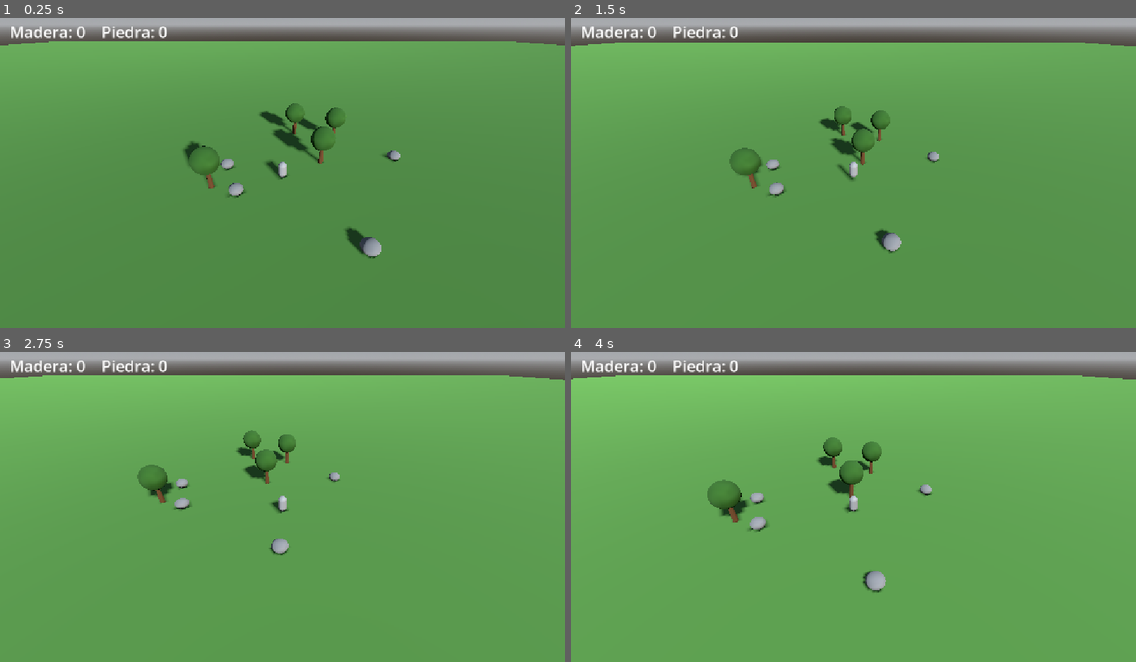
Above: before the commit, frames 1-4 (two rows, left to right).
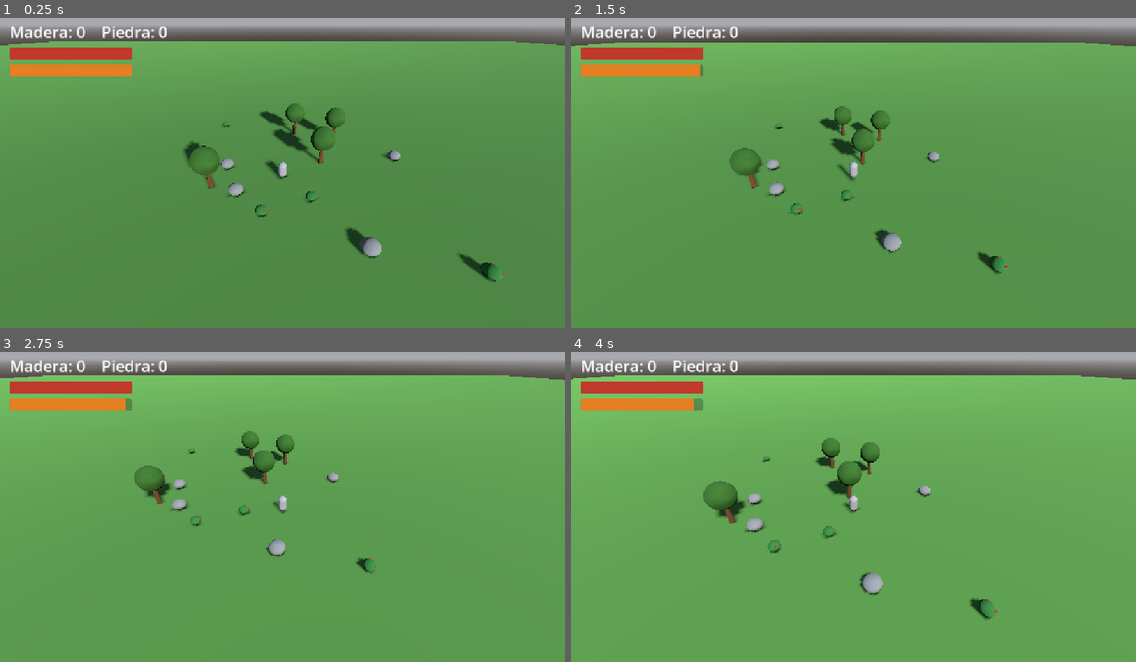
Above: after the commit, the same moments.

Repository: SergioC246/Wildborn
Game: Godot game, scene res://mundo.tscn
Same seed, same stepped clock (60 frames per second), same inputs: the game is played once before the commit and once after it.
Inputs:
- Up to frame 1 (0.25 s): no input
- Up to frame 2 (1.5 s): hold D (mover_derecha) 0.53-1.28 s; tap B (construir) at 0.6 s; tap Space (saltar) at 0.77 s; hold S (mover_atras) from 1.28 s (still down); tap E (interactuar) at 1.35 s
- Up to frame 3 (2.75 s): tap Space (saltar) at 1.52 s; release S (mover_atras) at 2.03 s; hold D (mover_derecha) from 2.03 s (still down); tap B (construir) at 2.1 s
- Up to frame 4 (4 s): release D (mover_derecha) at 2.78 s; hold W (mover_adelante) 2.78-3.53 s; tap E (interactuar) at 2.85 s; tap Space (saltar) at 3.02, 3.77 s; hold A (mover_izquierda) from 3.53 s (still down); tap B (construir) at 3.6 s

The runs differ from the first frame. In frame 1, 2.0% of the frame differs, in the area x 1-90%, y 9-86%; in frame 2, 1.9%; in frame 3, 2.7%; in frame 4, 3.1%, in the area x 1-98%, y 7-87%.

Commit message:
Vida, hambre, arbustos de bayas y muerte con reaparicion

Diff:
--- /dev/null
+++ b/arbusto.tscn
@@ -0,0 +1,62 @@
+[gd_scene format=3 uid="uid://bdormx14t2kib"]
+
+[ext_resource type="Script" uid="uid://qsfnbn7je72b" path="res://recurso.gd" id="1_bbo51"]
+
+[sub_resource type="StandardMaterial3D" id="StandardMaterial3D_oxalo"]
+albedo_color = Color(0.18039216, 0.41960785, 0.18039216, 1)
+
+[sub_resource type="SphereMesh" id="SphereMesh_wddc5"]
+material = SubResource("StandardMaterial3D_oxalo")
+radius = 0.6
+height = 0.9
+
+[sub_resource type="CylinderShape3D" id="CylinderShape3D_wddc5"]
+height = 0.9
+radius = 0.6
+
+[sub_resource type="CylinderShape3D" id="CylinderShape3D_40n1s"]
+radius = 1.5
+
+[sub_resource type="StandardMaterial3D" id="StandardMaterial3D_bbo51"]
+albedo_color = Color(0.7529412, 0.09411765, 0.16862746, 1)
+
+[sub_resource type="SphereMesh" id="SphereMesh_40n1s"]
+material = SubResource("StandardMaterial3D_bbo51")
+radius = 0.08
+height = 0.16
+
+[node name="Arbusto" type="StaticBody3D" unique_id=2080985871]
+script = ExtResource("1_bbo51")
+tipo_recurso = "bayas"
+cantidad = 25
+golpes_necesarios = 1
+
+[node name="Hojas" type="MeshInstance3D" parent="." unique_id=1584736784]
+transform = Transform3D(1, 0, 0, 0, 1, 0, 0, 0, 1, 0, 0.45, 0)
+mesh = SubResource("SphereMesh_wddc5")
+
+[node name="CollisionShape3D" type="CollisionShape3D" parent="." unique_id=1309103122]
+transform = Transform3D(1, 0, 0, 0, 1, 0, 0, 0, 1, 0, 0.45, 0)
+shape = SubResource("CylinderShape3D_wddc5")
+
+[node name="ZonaInteraccion" type="Area3D" parent="." unique_id=242894854]
+
+[node name="CollisionShape3D" type="CollisionShape3D" parent="ZonaInteraccion" unique_id=1208924148]
+transform = Transform3D(1, 0, 0, 0, 1, 0, 0, 0, 1, 0, 1, 0)
+shape = SubResource("CylinderShape3D_40n1s")
+
+[node name="Baya" type="MeshInstance3D" parent="." unique_id=1297713277]
+transform = Transform3D(1, 0, 0, 0, 1, 0, 0, 0, 1, 0.5, 0.55, 0.25)
+mesh = SubResource("SphereMesh_40n1s")
+
+[node name="Baya2" type="MeshInstance3D" parent="." unique_id=616922185]
+transform = Transform3D(1, 0, 0, 0, 1, 0, 0, 0, 1, 0.3, 0.7, 0.38)
+mesh = SubResource("SphereMesh_40n1s")
+
+[node name="Baya3" type="MeshInstance3D" parent="." unique_id=2134729437]
+transform = Transform3D(1, 0, 0, 0, 1, 0, 0, 0, 1, 0.1, 0.8, -0.35)
+mesh = SubResource("SphereMesh_40n1s")
+
+[node name="Baya4" type="MeshInstance3D" parent="." unique_id=1337457762]
+transform = Transform3D(1, 0, 0, 0, 1, 0, 0, 0, 1, -0.5, 0.45, -0.2)
+mesh = SubResource("SphereMesh_40n1s")
--- a/jugador.gd
+++ b/jugador.gd
@@ -6,18 +6,36 @@
 const COSTE_HOGUERA_PIEDRA = 3
 const ESCENA_HOGUERA = preload("res://hoguera.tscn")
 
+@export var vida_maxima: float = 100.0
+@export var hambre_maxima: float = 100.0
+@export var velocidad_hambre: float = 2.0
+@export var dano_por_hambre: float = 5.0
+
 var madera = 0
 var piedra = 0
+var vida: float
+var hambre: float
+var posicion_inicial: Vector3
+
 @onready var contador_madera = $CanvasLayer/ContadorMadera
+@onready var barra_vida = $CanvasLayer/BarraVida
+@onready var barra_hambre = $CanvasLayer/BarraHambre
 
 
 func _ready() -> void:
+	posicion_inicial = global_position
+	vida = vida_maxima
+	hambre = hambre_maxima
+	barra_vida.max_value = vida_maxima
+	barra_hambre.max_value = hambre_maxima
 	actualizar_contador()
+	actualizar_barras()
 
 
-func _process(_delta: float) -> void:
+func _process(delta: float) -> void:
 	if Input.is_action_just_pressed("construir"):
 		construir_hoguera()
+	actualizar_supervivencia(delta)
 
 
 func _physics_process(delta: float) -> void:
@@ -42,12 +60,46 @@
 	move_and_slide()
 
 
+func actualizar_supervivencia(delta: float) -> void:
+	hambre = max(hambre - velocidad_hambre * delta, 0.0)
+	if hambre <= 0.0:
+		vida = max(vida - dano_por_hambre * delta, 0.0)
+	actualizar_barras()
+	if vida <= 0.0:
+		morir()
+
+
+func morir() -> void:
+	print("Has muerto. Pierdes todo lo que llevabas.")
+	madera = 0
+	piedra = 0
+	vida = vida_maxima
+	hambre = hambre_maxima
+	global_position = posicion_inicial
+	velocity = Vector3.ZERO
+	actualizar_contador()
+	actualizar_barras()
+
+
+func actualizar_barras() -> void:
+	barra_vida.value = vida
+	barra_hambre.value = hambre
+
+
 func agregar_recurso(tipo: String, cantidad: int) -> void:
 	if tipo == "madera":
 		madera += cantidad
 	elif tipo == "piedra":
 		piedra += cantidad
+	elif tipo == "bayas":
+		comer(cantidad)
 	actualizar_contador()
+
+func comer(cantidad: int) -> void:
+	hambre = min(hambre + cantidad, hambre_maxima)
+	actualizar_barras()
+	print("¡Ñam! Hambre: ", hambre)
+
 
 
 func actualizar_contador() -> void:
--- a/jugador.tscn
+++ b/jugador.tscn
@@ -5,6 +5,12 @@
 [sub_resource type="CapsuleShape3D" id="CapsuleShape3D_wddc5"]
 
 [sub_resource type="CapsuleMesh" id="CapsuleMesh_wddc5"]
+
+[sub_resource type="StyleBoxFlat" id="StyleBoxFlat_16k11"]
+bg_color = Color(0.7529412, 0.22352941, 0.16862746, 1)
+
+[sub_resource type="StyleBoxFlat" id="StyleBoxFlat_omvyu"]
+bg_color = Color(0.9019608, 0.49411765, 0.13333334, 1)
 
 [node name="Jugador" type="CharacterBody3D" unique_id=824565509]
 script = ExtResource("1_16k11")
@@ -26,3 +32,21 @@
 offset_bottom = 65.0
 theme_override_font_sizes/font_size = 32
 text = "Madera: 0"
+
+[node name="BarraVida" type="ProgressBar" parent="CanvasLayer" unique_id=1486159458]
+offset_left = 20.0
+offset_top = 75.0
+offset_right = 270.0
+offset_bottom = 100.0
+theme_override_styles/fill = SubResource("StyleBoxFlat_16k11")
+value = 100.0
+show_percentage = false
+
+[node name="BarraHambre" type="ProgressBar" parent="CanvasLayer" unique_id=1885228412]
+offset_left = 20.0
+offset_top = 110.0
+offset_right = 270.0
+offset_bottom = 135.0
+theme_override_styles/fill = SubResource("StyleBoxFlat_omvyu")
+value = 100.0
+show_percentage = false
--- a/mundo.tscn
+++ b/mundo.tscn
@@ -4,6 +4,7 @@
 [ext_resource type="Script" uid="uid://ko47hqrhenvs" path="res://ciclo_dia.gd" id="1_otwa2"]
 [ext_resource type="PackedScene" uid="uid://q5wxdp1tdkxq" path="res://arbol.tscn" id="2_lgngo"]
 [ext_resource type="PackedScene" uid="uid://bhddpswqiqe3d" path="res://roca.tscn" id="3_fw4w5"]
+[ext_resource type="PackedScene" uid="uid://bdormx14t2kib" path="res://arbusto.tscn" id="5_aou4a"]
 
 [sub_resource type="ProceduralSkyMaterial" id="ProceduralSkyMaterial_xwo6f"]
 sky_horizon_color = Color(0.66224277, 0.6717428, 0.6867428, 1)
@@ -78,3 +79,15 @@
 light_color = Color(0.6666667, 0.76862746, 1, 1)
 light_energy = 0.0
 shadow_enabled = true
+
+[node name="Arbusto" parent="." unique_id=753671655 instance=ExtResource("5_aou4a")]
+transform = Transform3D(1, 0, 0, 0, 1, 0, 0, 0, 1, 3, 0, 4)
+
+[node name="Arbusto2" parent="." unique_id=200894842 instance=ExtResource("5_aou4a")]
+transform = Transform3D(1, 0, 0, 0, 1, 0, 0, 0, 1, -2, 0, 6)
+
+[node name="Arbusto3" parent="." unique_id=1067172434 instance=ExtResource("5_aou4a")]
+transform = Transform3D(1, 0, 0, 0, 1, 0, 0, 0, 1, 15, 0, 12)
+
+[node name="Arbusto4" parent="." unique_id=459735077 instance=ExtResource("5_aou4a")]
+transform = Transform3D(1, 0, 0, 0, 1, 0, 0, 0, 1, -10, 0, -15)
